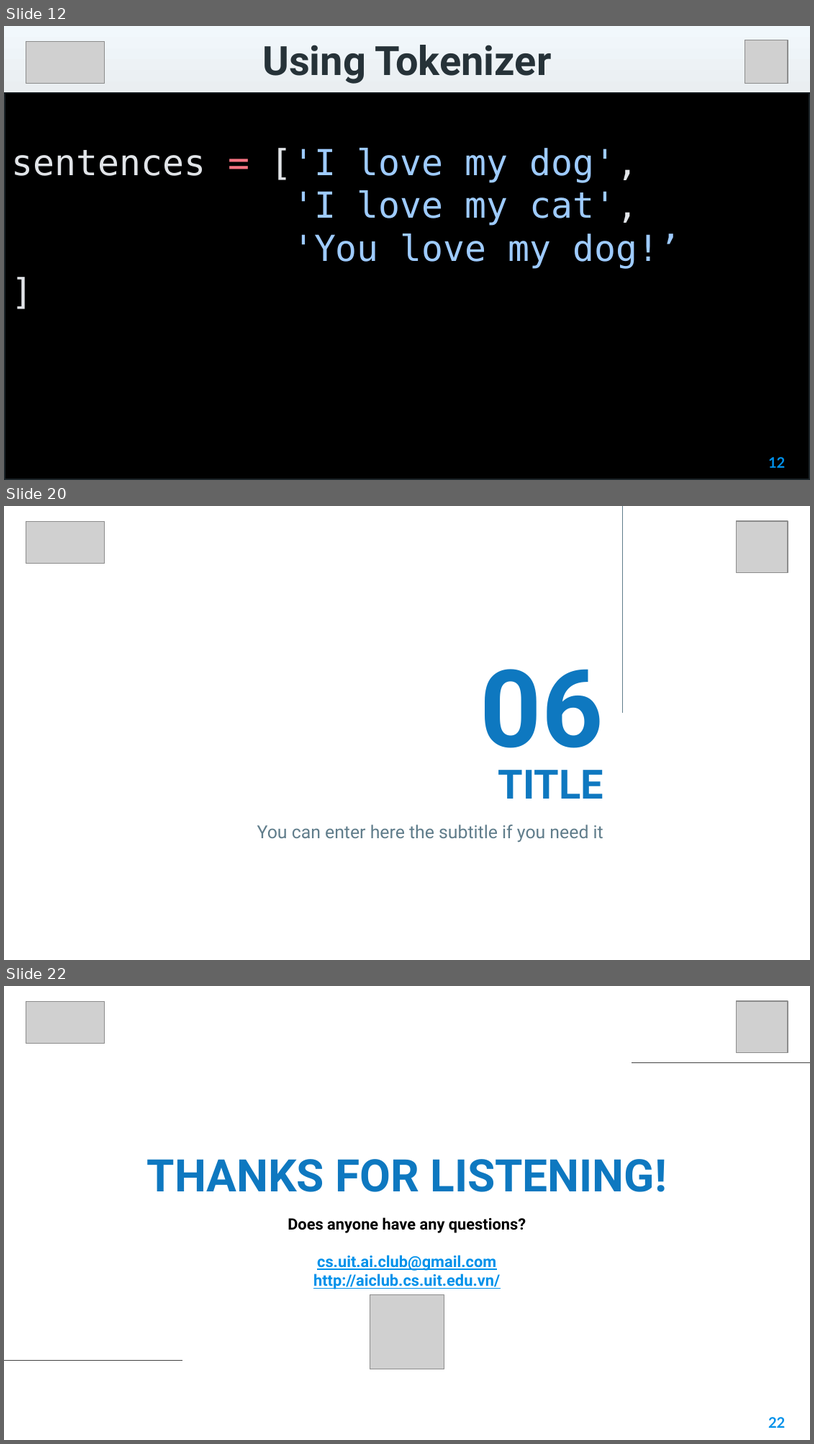
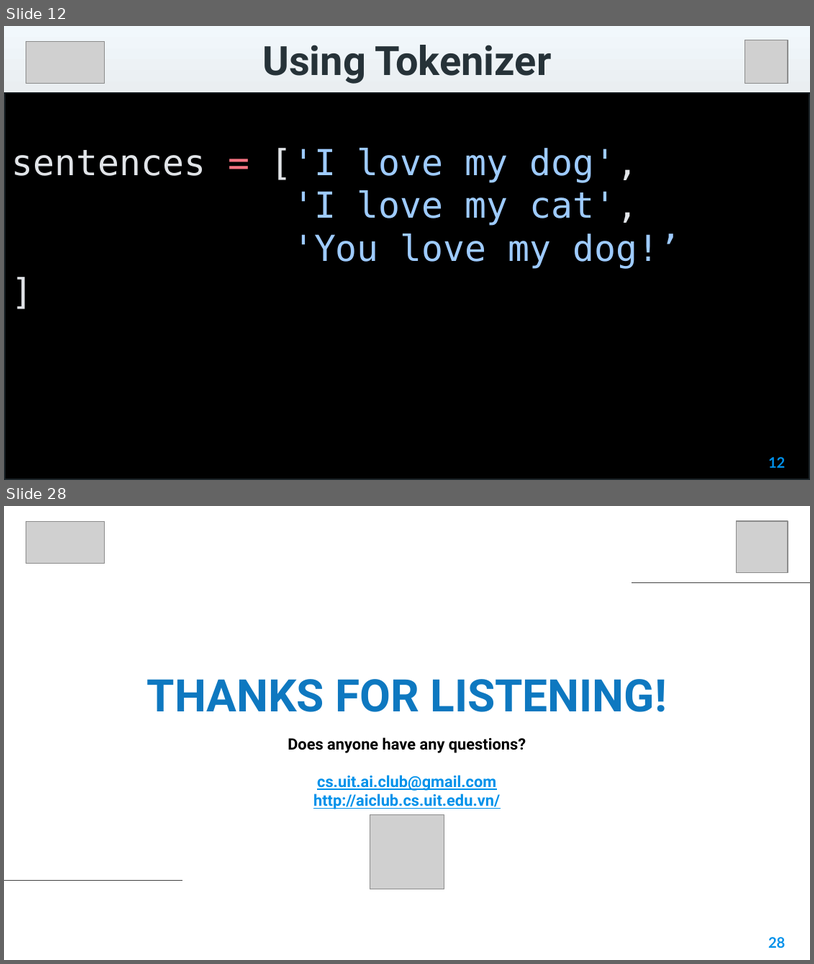
Before and after one commit to VinhDevNguyen/Tensorflow_Seminar, a slide deck: 3_NLP_In_TF/Week_1/Slide/Sentiment_In_Text.pptx. Shown one above the other, each under a label of ours: slides 12, 20 and 22 before the commit, slides 12 and 28 after it; the slides between them are not shown. The pictures are 814x1444 and 814x964 pixels, drawn with LibreOffice and Linux fonts; fonts in the diff are those of the drawing; grey boxes stand for pictures; background and template pictures are left out. Boxes give left, top, right and bottom in pixels: in the first picture for what was removed or moved away, otherwise in the second. Text is boxed around its words. In the diff, an @@ line names an element or a change of style, - is before the commit and + after.

```diff
--- a/3_NLP_In_TF/Week_1/Slide/Sentiment_In_Text.pptx
+++ b/3_NLP_In_TF/Week_1/Slide/Sentiment_In_Text.pptx
@@ slide 20 removed at (4, 506, 810, 960), background picture (left out) @@
@@ picture removed at (26, 521, 105, 564) @@
@@ line removed from (622, 506) to (622, 713) @@
@@ picture removed at (737, 521, 789, 573) @@
@@ text removed at (481, 669, 604, 772) @@
-06
@@ title removed at (499, 770, 604, 798) @@
-TITLE
@@ subtitle removed at (257, 824, 604, 842) @@
-You can enter here the subtitle if you need it
@@ what was slide 22 is now slide 28 @@
@@ page number at (769, 937, 785, 947): text changed @@
-22
+28
```
Also in this commit, not shown: 7 slides changed, 11 slides added, 4 other slides removed.
